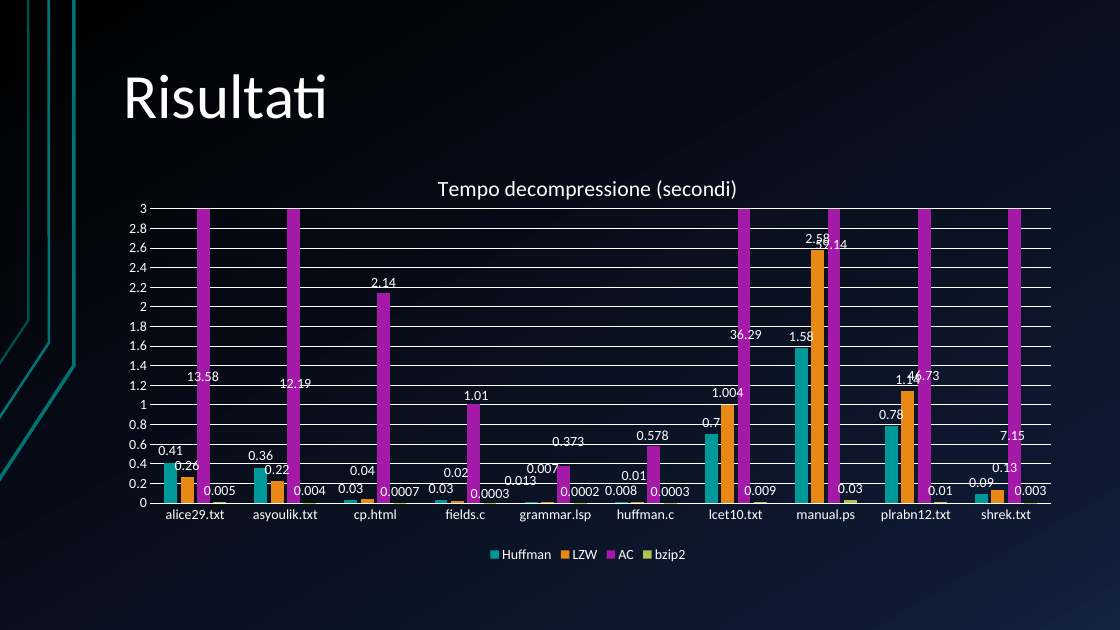
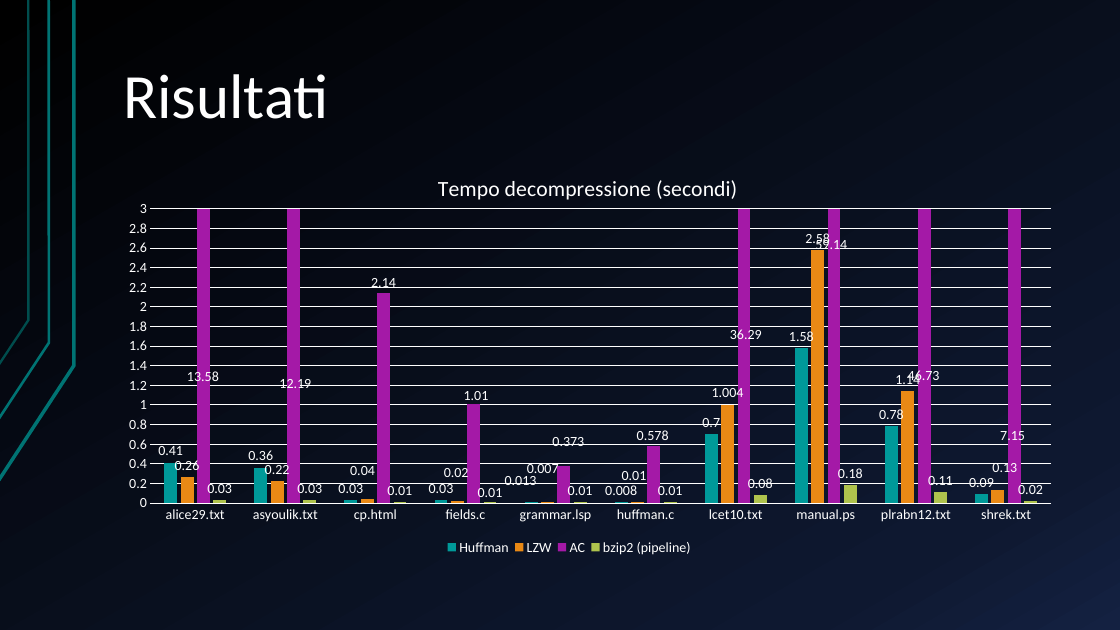
Before and after one commit to vincenzo-emanuele/Progetto-Compressione-Dati, a slide deck: slide 21 of Presentazione Finale.pptx (slide 20 before the commit). Drawn at 1120x630 pixels with LibreOffice and Linux fonts; fonts in the diff are those of the drawing. Boxes give left, top, right and bottom in pixels: in the first picture for what was removed or moved away, otherwise in the second. Text is boxed around its words. In the diff, an @@ line names an element or a change of style, - is before the commit and + after.

```diff
--- a/Presentazione Finale.pptx
+++ b/Presentazione Finale.pptx
@@ column chart at <box>112,156,1064,566</box> @@
-bzip2: 0.005, 0.004, 0.0007, 0.0003, 0.0002, 0.0003, 0.009, 0.03, 0.01, 0.003
+bzip2 (pipeline): 0.03, 0.03, 0.01, 0.01, 0.01, 0.01, 0.08, 0.18, 0.11, 0.02
```
Also in this commit, not shown: 2 other slides changed, 1 slide added, 1 other file.
